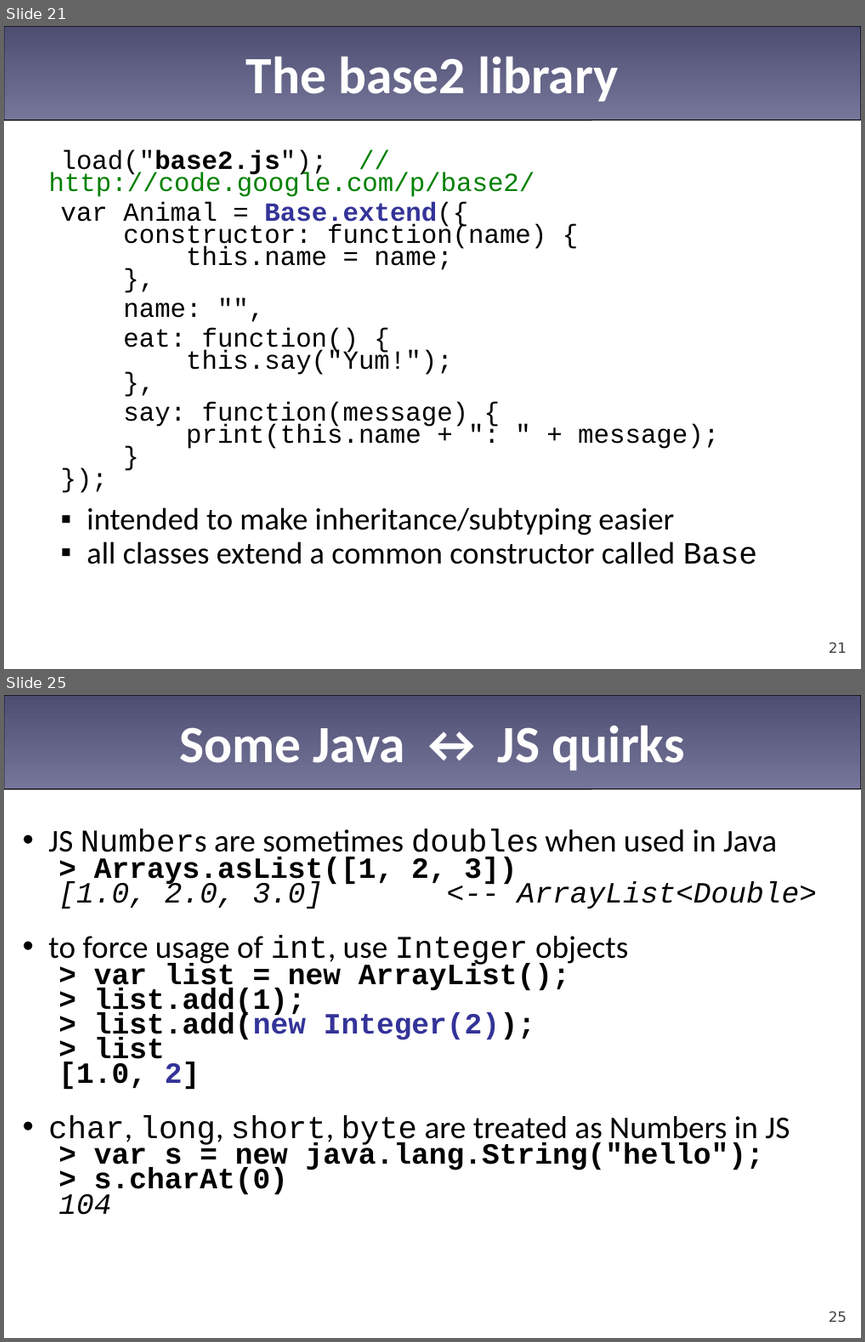
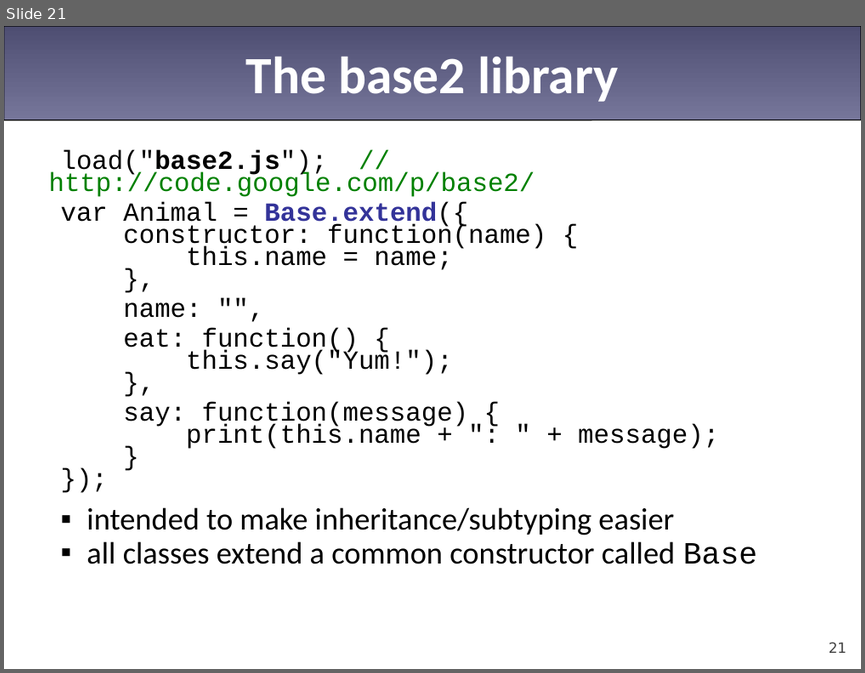
Before and after one commit to Riyadh-Part-Time-Courses/Riyadh-JS-4, a slide deck: 13-prototypal-inheritance/prototypes-inheritance.pptx. Shown one above the other, each under a label of ours: slides 21 and 25 before the commit, slide 21 after it; the slides between them are not shown. The pictures are 865x1342 and 865x673 pixels, drawn with LibreOffice and Linux fonts; fonts in the diff are those of the drawing. Boxes give left, top, right and bottom in pixels: in the first picture for what was removed or moved away, otherwise in the second. Text is boxed around its words. In the diff, an @@ line names an element or a change of style, - is before the commit and + after.

```diff
--- a/13-prototypal-inheritance/prototypes-inheritance.pptx
+++ b/13-prototypal-inheritance/prototypes-inheritance.pptx
@@ slide 25 removed at [4, 695, 861, 1338], background #FFFFFF; not listed: 1 template element that a slide beside it also shows @@
@@ title removed at [179, 726, 685, 771] @@
-Some Java ↔ JS quirks
@@ text removed at [48, 829, 817, 1214] @@
-• JS Numbers are sometimes doubles when used in Java
-  > Arrays.asList([1, 2, 3])
-  [1.0, 2.0, 3.0] <-- ArrayList<Double>
-• to force usage of int, use Integer objects
-  > var list = new ArrayList();
-  > list.add(1);
-  > list.add(new Integer(2));
-  > list
-  [1.0, 2]
-• char, long, short, byte are treated as Numbers in JS
-  > var s = new java.lang.String("hello");
-  > s.charAt(0)
-  104
@@ page number removed at [828, 1310, 846, 1321] @@
-25
```
Also in this commit, not shown: 6 other slides removed, 6 other files.
